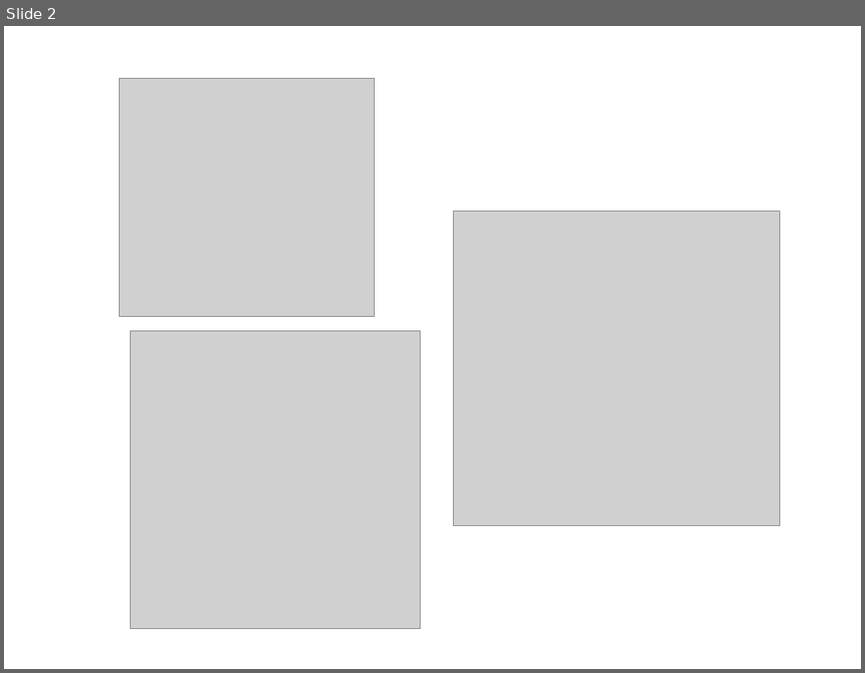
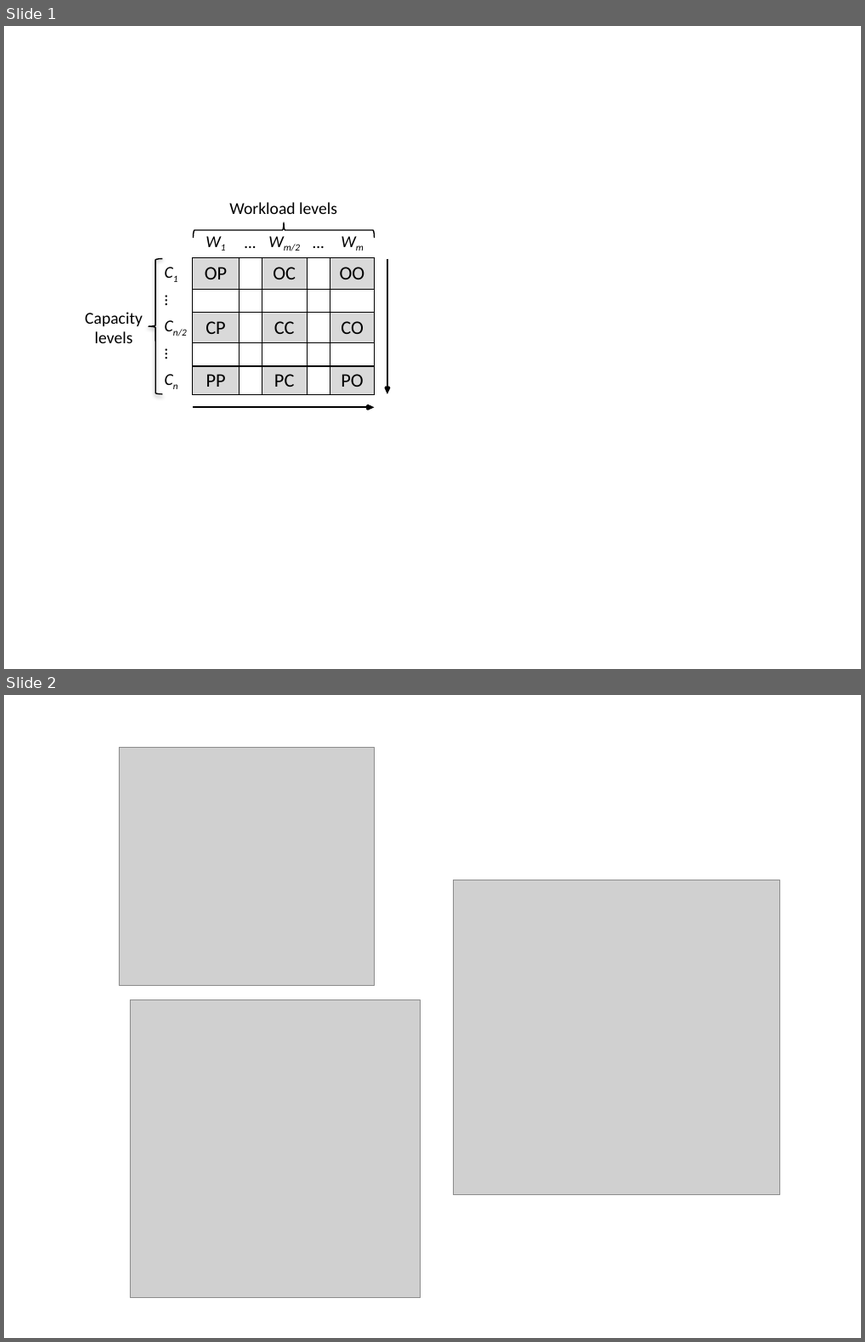
Before and after one commit to marcelocg/Dissertacao, a slide deck: Diagramas/cloud-capacitor-figuras.pptx. Shown one above the other, each under a label of ours: slide 2 before the commit, slides 1 and 2 after it. The pictures are 865x673 and 865x1342 pixels, drawn with LibreOffice and Linux fonts; fonts in the diff are those of the drawing; grey boxes stand for pictures. Boxes give left, top, right and bottom in pixels: in the first picture for what was removed or moved away, otherwise in the second. Text is boxed around its words. In the diff, an @@ line names an element or a change of style, - is before the commit and + after.

```diff
--- a/Diagramas/cloud-capacitor-figuras.pptx
+++ b/Diagramas/cloud-capacitor-figuras.pptx
@@ slide 1 added at [4, 26, 861, 669], background #FFFFFF @@
@@ text added at [229, 202, 337, 214], 14 pt, text #000000 @@
+Workload levels
@@ table added at [160, 227, 374, 393], 6 rows, 6 columns @@
+ | W1 | … | Wm/2 | … | Wm
+C1 | OP |  | OC |  | OO
+… |  |  |  |  | 
+Cn/2 | CP |  | CC |  | CO
+… |  |  |  |  | 
+Cn | PP |  | PC |  | PO
@@ left brace added at [193, 222, 374, 237], outline #000000 1 pt @@
@@ left brace added at [148, 258, 162, 393], outline #000000 1 pt @@
@@ arrow added from (387, 258) to (387, 393), #000000 1.5 pt @@
@@ text added at [85, 312, 143, 343], 14 pt, text #000000 @@
+Capacity
+levels
@@ arrow added from (194, 408) to (374, 408), #000000 1.5 pt @@
```
Also in this commit, not shown: 1 slide removed, 1 other file.
